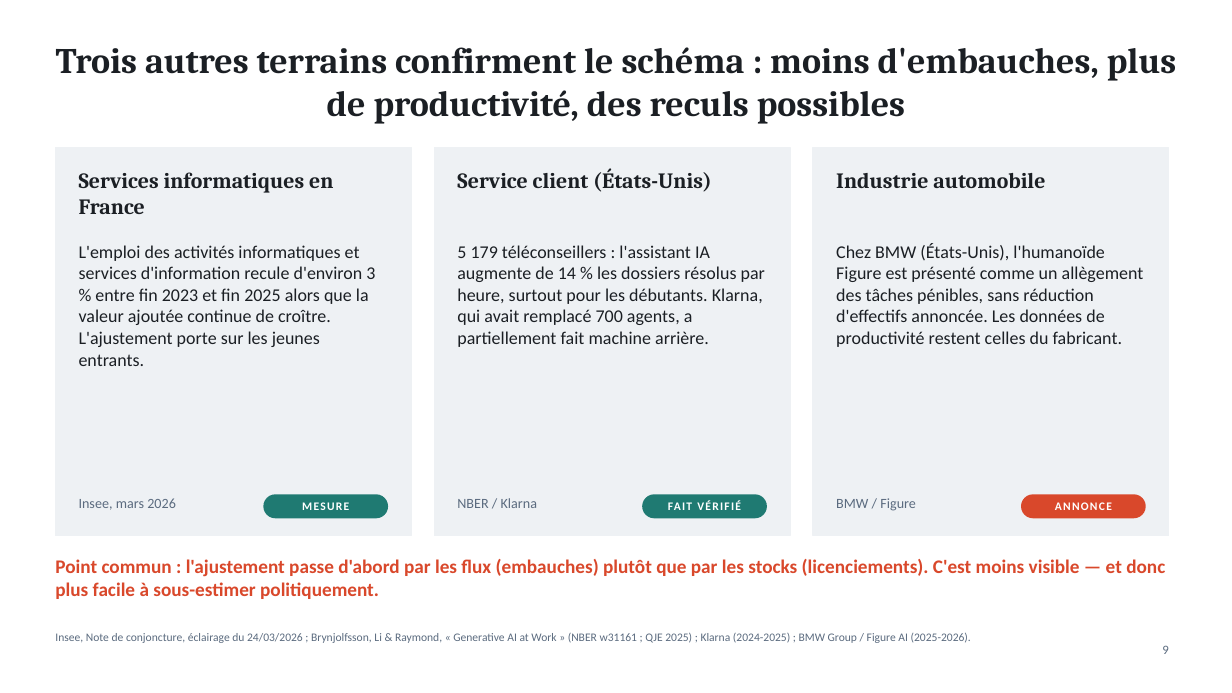
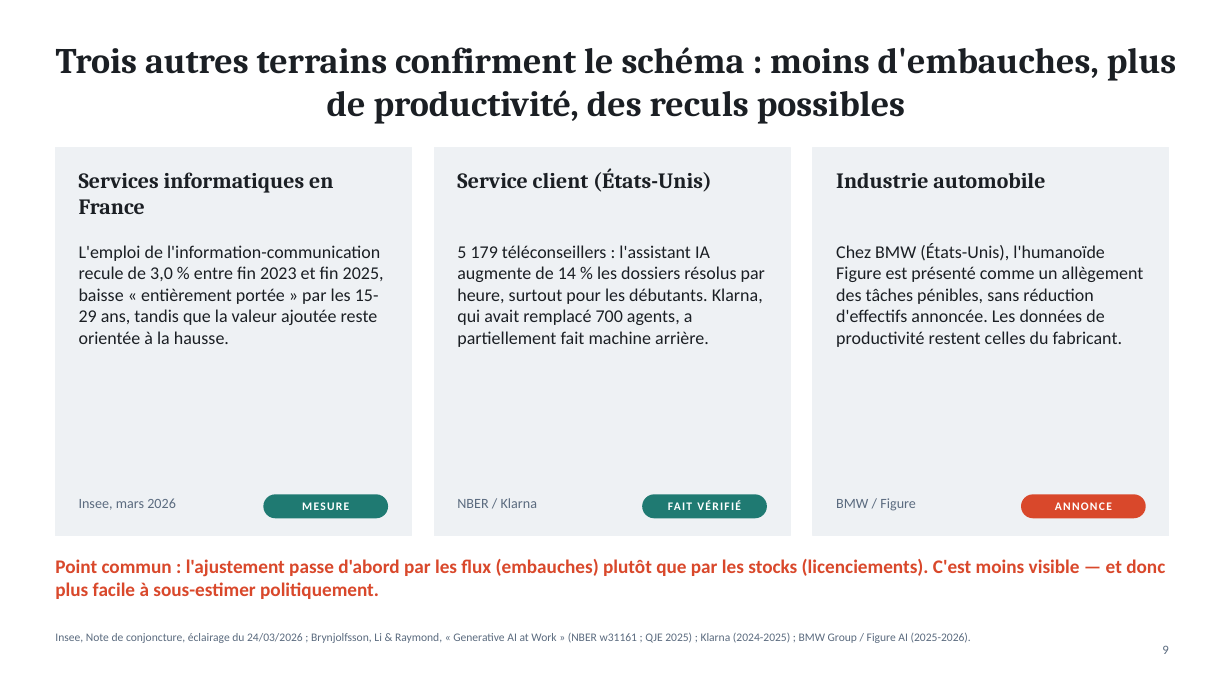
Before and after one commit to ordiform69-png/1er-projet-, a slide deck: slide 9 of enquete-ia-travail/IA-robotique-travail-France.pptx. Drawn at 1232x693 pixels with LibreOffice and Linux fonts; fonts in the diff are those of the drawing. Boxes give left, top, right and bottom in pixels: in the first picture for what was removed or moved away, otherwise in the second. Text is boxed around its words. In the diff, an @@ line names an element or a change of style, - is before the commit and + after.

```diff
--- a/enquete-ia-travail/IA-robotique-travail-France.pptx
+++ b/enquete-ia-travail/IA-robotique-travail-France.pptx
@@ text at (79,245,384,344): text changed @@
-L'emploi des activités informatiques et services d'information recule d'environ 3 % entre fin 2023 et fin 2025 alors que la valeur ajoutée continue de croître. L'ajustement porte sur les jeunes entrants.
+L'emploi de l'information-communication recule de 3,0 % entre fin 2023 et fin 2025, baisse « entièrement portée » par les 15-29 ans, tandis que la valeur ajoutée reste orientée à la hausse.
```
Also in this commit, not shown: 13 other slides changed, 6 other files.
